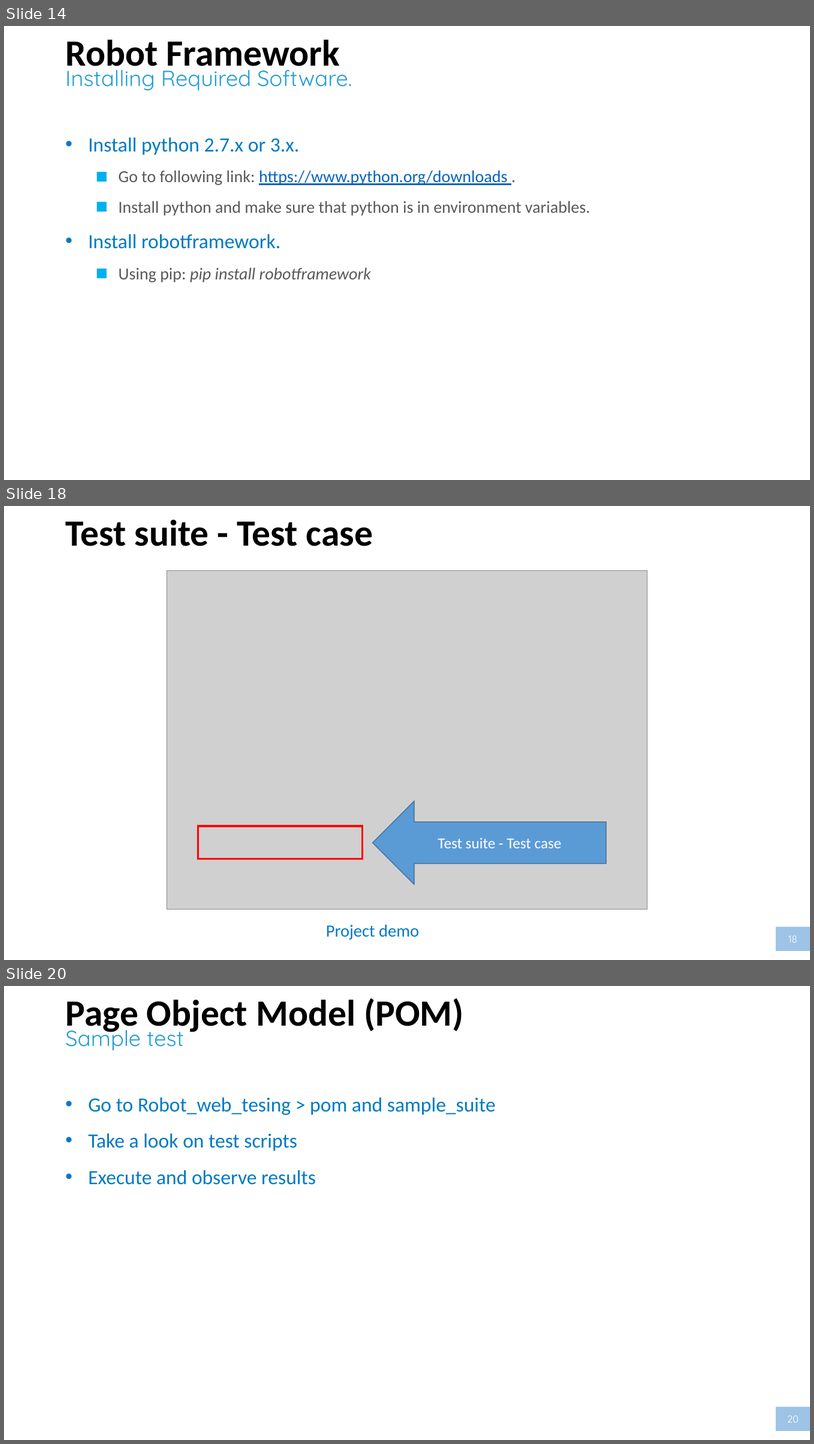
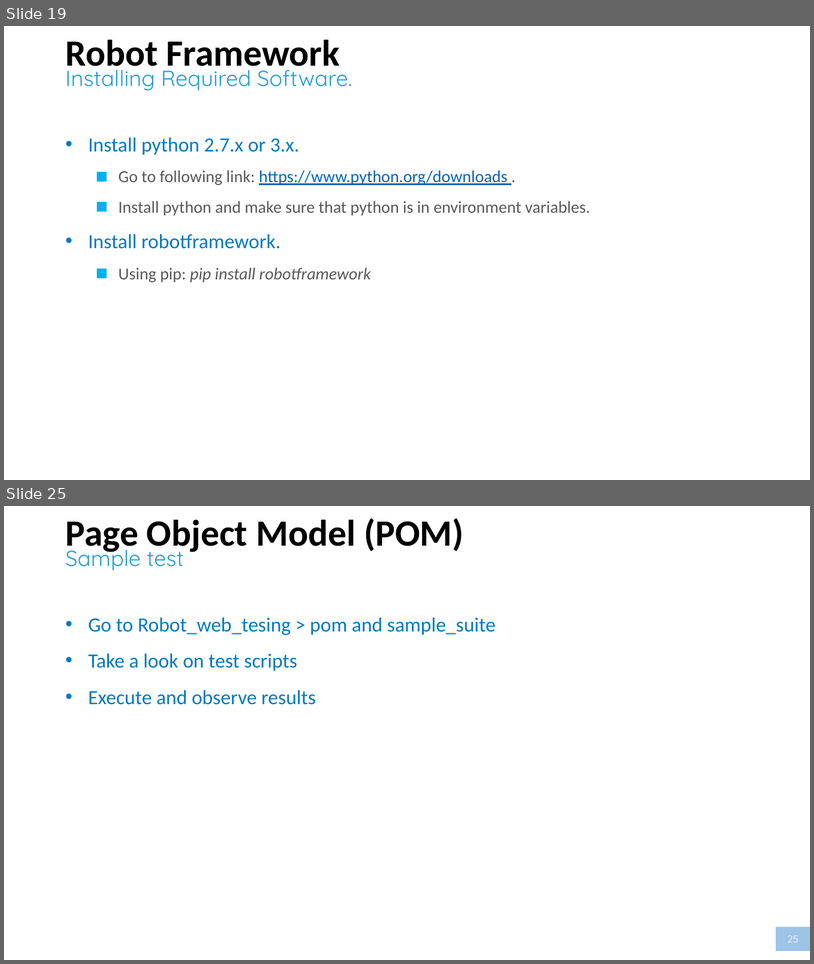
Before and after one commit to nmdong/appiumformac, a slide deck: Session 2 - Robot framework - Appium For MACOS.pptx. Shown one above the other, each under a label of ours: slides 14, 18 and 20 before the commit, slides 19 and 25 after it; the slides between them are not shown. The pictures are 814x1444 and 814x964 pixels, drawn with LibreOffice and Linux fonts; fonts in the diff are those of the drawing; grey boxes stand for pictures. Boxes give left, top, right and bottom in pixels: in the first picture for what was removed or moved away, otherwise in the second. Text is boxed around its words. In the diff, an @@ line names an element or a change of style, - is before the commit and + after.

```diff
--- a/Session 2 - Robot framework - Appium For MACOS.pptx
+++ b/Session 2 - Robot framework - Appium For MACOS.pptx
@@ slide 18 removed at (4,506,810,960), background #FFFFFF @@
@@ title removed at (65,519,373,546) @@
-Test suite - Test case
@@ picture removed at (167,570,648,909) @@
@@ left arrow removed at (373,801,606,885) @@
-Test suite - Test case
@@ rectangle removed at (198,826,362,859) @@
@@ text removed at (326,924,419,939) @@
-Project demo
@@ page number removed at (777,927,810,951) @@
-18
@@ what was slide 14 is now slide 19 @@
@@ what was slide 20 is now slide 25 @@
@@ page number at (788,935,799,942): text changed @@
-20
+25
```
Also in this commit, not shown: 6 slides changed, 7 slides added.
